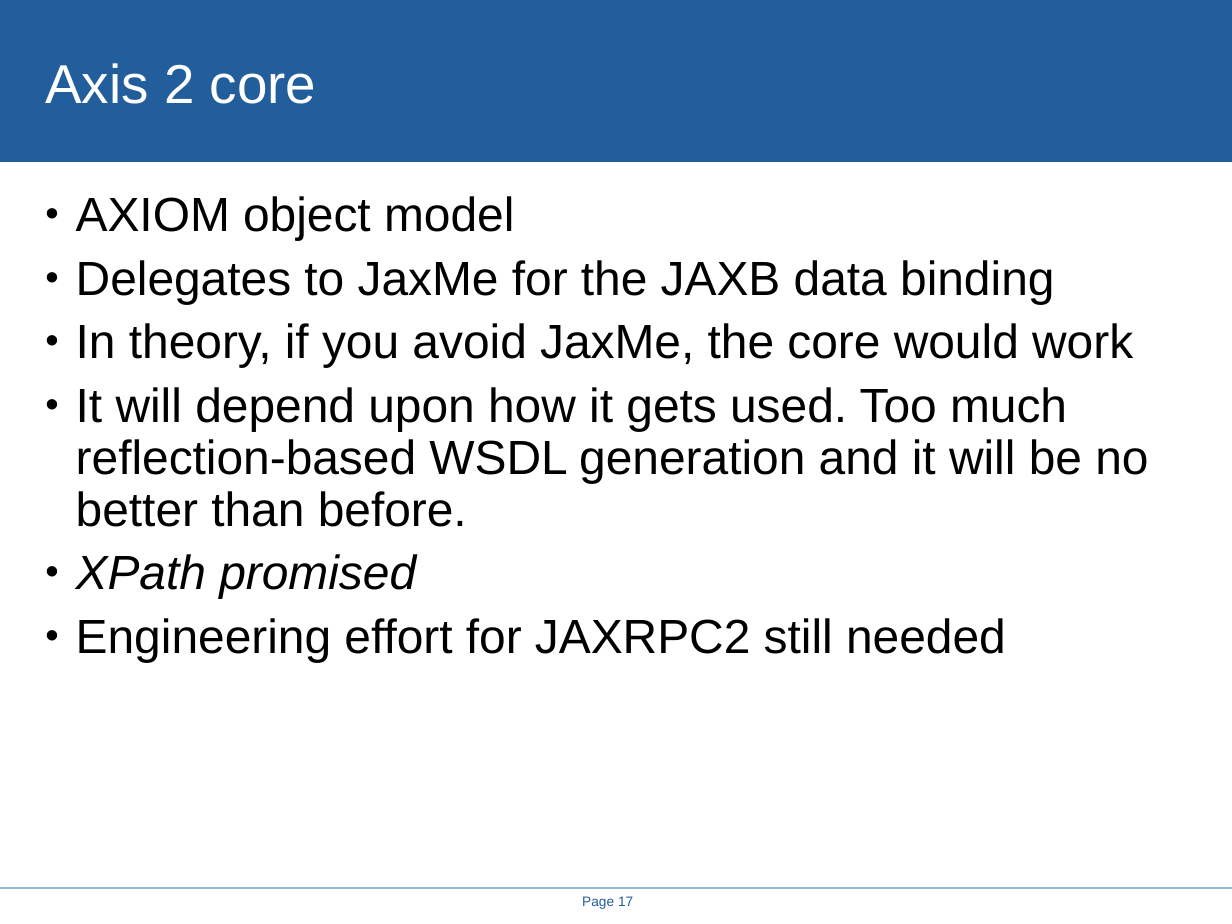
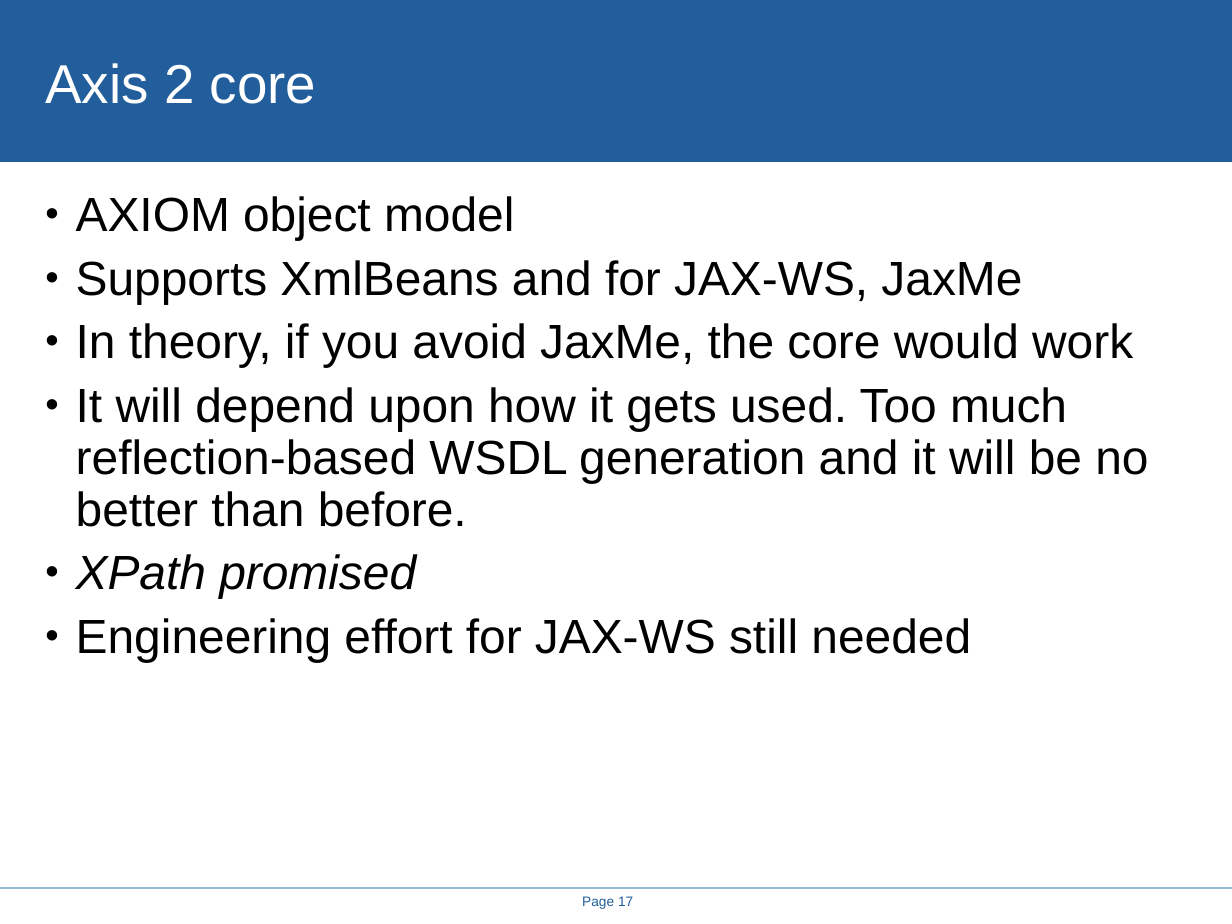
Before and after one commit to steveloughran/smartfrog, a slide deck: slide 17 of projects/alpine/doc/icws2005/rethinking_the_java_SOAP_stack.ppt. Drawn at 1232x924 pixels with LibreOffice and Linux fonts; fonts in the diff are those of the drawing; background and template pictures are left out. Boxes give left, top, right and bottom in pixels: in the first picture for what was removed or moved away, otherwise in the second. Text is boxed around its words. In the diff, an @@ line names an element or a change of style, - is before the commit and + after.

Commit message:
axis2 corrections

```diff
--- a/projects/alpine/doc/icws2005/rethinking_the_java_SOAP_stack.ppt
+++ b/projects/alpine/doc/icws2005/rethinking_the_java_SOAP_stack.ppt
@@ text at (76,260,1022,304): text changed @@
-• Delegates to JaxMe for the JAXB data binding
+• Supports XmlBeans and for JAX-WS, JaxMe
@@ text at (76,618,971,662): text changed @@
-• Engineering effort for JAXRPC2 still needed
+• Engineering effort for JAX-WS still needed
```
Also in this commit, not shown: 1 other slide changed.
